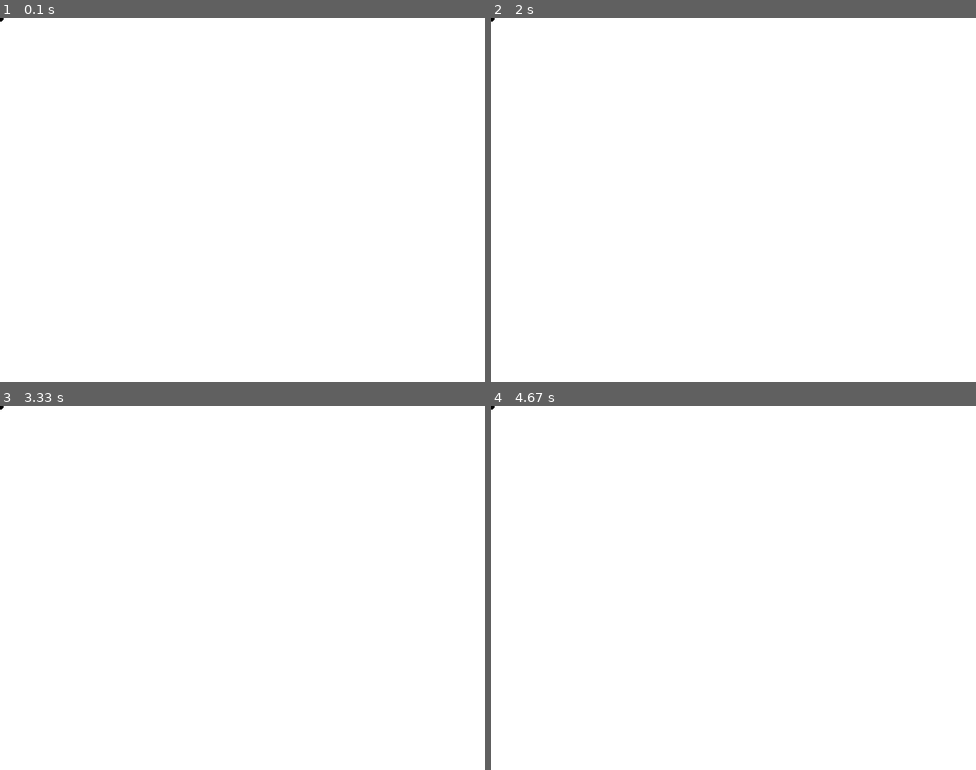
Above: before the commit, frames 1-4 (two rows, left to right).
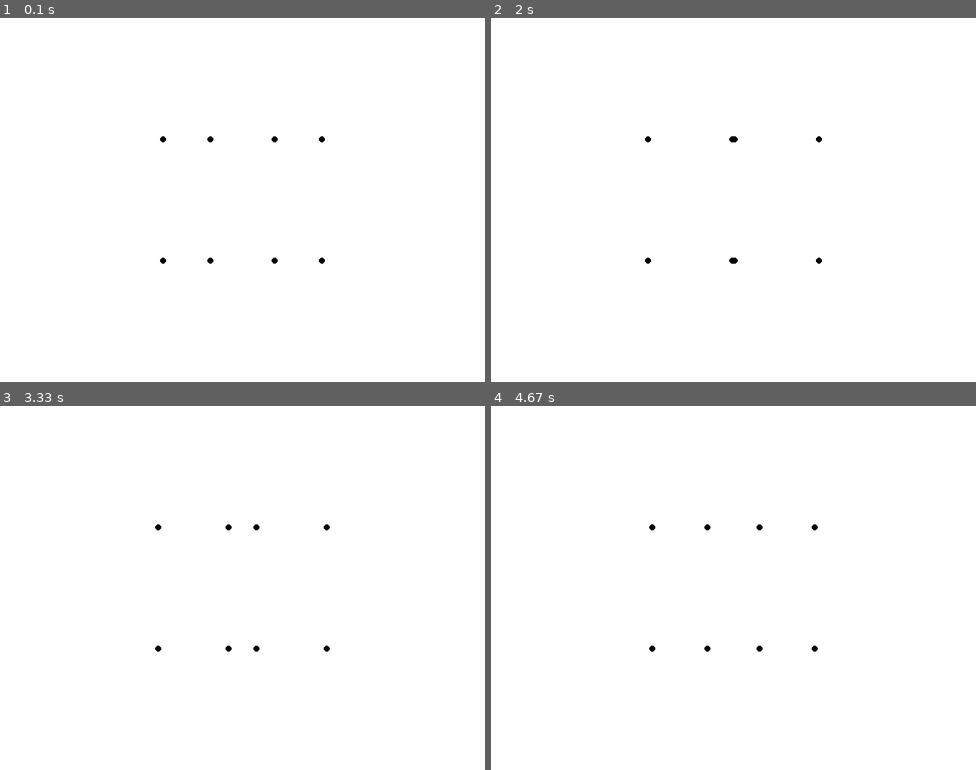
Above: after the commit, the same moments.

Repository: antonioam82/ejercicios-python
Game: pygame game, started from 3D_cube_projection.py
Two runs of this game, one before a commit and one after it. Both use one fixed random seed, a clock stepped at 60 frames per second and the inputs below.
Inputs:
- Up to frame 1 (0.1 s): no input
- Up to frame 2 (2 s): no input
- Up to frame 3 (3.33 s): no input
- Up to frame 4 (4.67 s): no input

The runs differ from the first frame. In frame 1, 0.1% of the frame differs, in the area x 0-67%, y 0-68%; in frame 2, 0.1%; in frame 3, 0.1%; in frame 4, 0.1%.

Commit message:
Update 3D_cube_projection.py

Diff:
--- a/3D_cube_projection.py
+++ b/3D_cube_projection.py
@@ -1,6 +1,6 @@
 import pygame
 import numpy as np
-import math
+from math import *
 
 WHITE = (255, 255, 255)
 RED = (255, 0, 0)
@@ -9,6 +9,12 @@
 WIDTH, HEIGHT = 800, 600
 pygame.display.set_caption("3D projection in pygame!")
 screen = pygame.display.set_mode((WIDTH,HEIGHT))
+
+scale = 100
+
+circle_pos = [WIDTH/2, HEIGHT/2]
+
+angle = 0
 
 points = []
 
@@ -27,8 +33,9 @@
     [0, 0, 0]
     ])
 
+clock = pygame.time.Clock()
 while True:
-
+    clock.tick(60)
     for event in pygame.event.get():
         if (event.type == pygame.QUIT):
             pygame.quit()
@@ -38,12 +45,35 @@
                 pygame.quit()
                 exit()
 
+    rotation_z = np.matrix([
+        [cos(angle), -sin(angle), 0],
+        [sin(angle), cos(angle), 0],
+        [0,0,1],
+        ])
+
+    rotation_x = np.matrix([
+        [1,0,0],
+        [0, cos(angle), -sin(angle)],
+        [0, sin(angle), cos(angle)]
+        ])
+
+
+    rotation_y = np.matrix([
+        [cos(angle), 0, sin(angle)],
+        [0,1,0],
+        [-sin(angle), 0, cos(angle)]
+        ])
+
+    angle += 0.1
+
     screen.fill(WHITE)
 
     for point in points:
-        projected2d = np.dot(projection_matrix, point.reshape((3,1)))
-        x = int(projected2d[0,0])
-        y = int(projected2d[1,0])
+        #trot = np.dot(rotation_z,rotation_x,rotation_y)
+        rotated2d = np.dot(rotation_y, point.reshape((3,1)))
+        projected2d = np.dot(projection_matrix, rotated2d)
+        x = int(projected2d[0,0] * scale) + circle_pos[0]
+        y = int(projected2d[1,0] * scale) + circle_pos[1]
         pygame.draw.circle(screen, BLACK, (x, y), 5)
 
     pygame.display.update()
